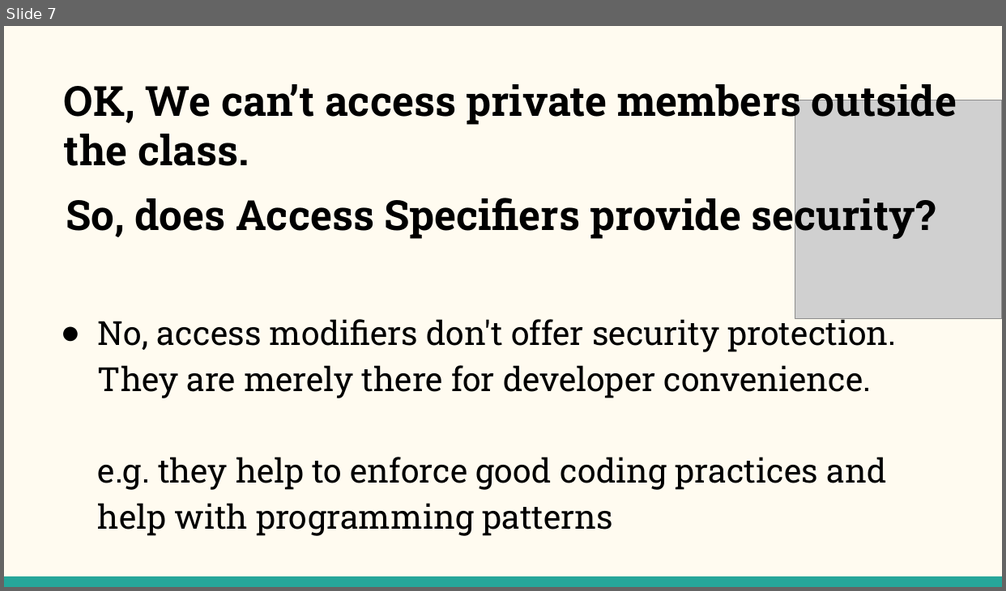
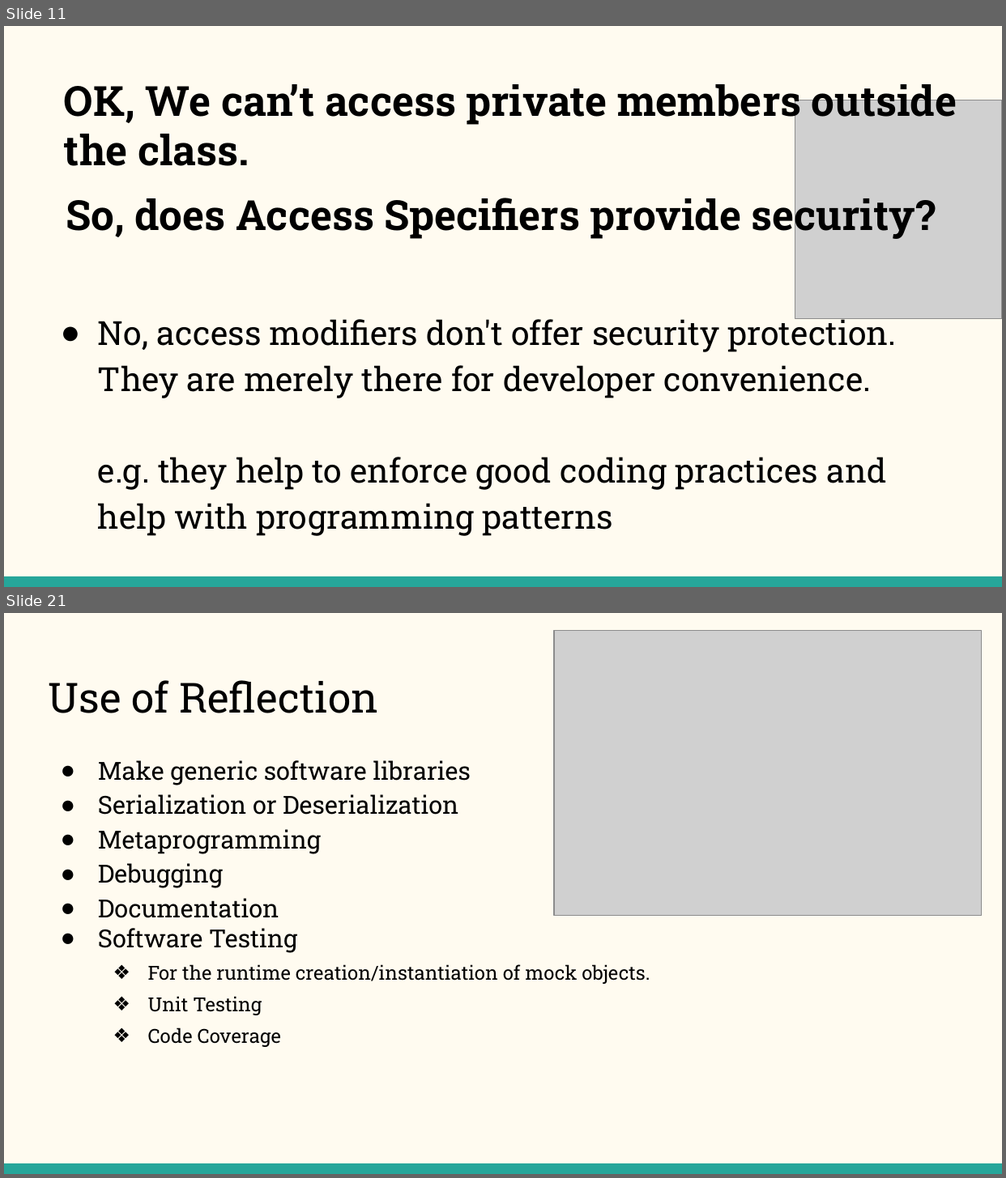
Before and after one commit to NehalPatel/Reflection, a slide deck: Reflection.pptx. Shown one above the other, each under a label of ours: slide 7 before the commit, slides 11 and 21 after it; the slides between them are not shown. The pictures are 1006x591 and 1006x1178 pixels, drawn with LibreOffice and Linux fonts; fonts in the diff are those of the drawing; grey boxes stand for pictures. Boxes give left, top, right and bottom in pixels: in the first picture for what was removed or moved away, otherwise in the second. Text is boxed around its words. In the diff, an @@ line names an element or a change of style, - is before the commit and + after.

```diff
--- a/Reflection.pptx
+++ b/Reflection.pptx
@@ slide 21 added at [4, 613, 1002, 1174], background #FFFBF0; not listed: 1 template element that a slide beside it also shows @@
@@ picture added at [554, 631, 981, 917] @@
@@ title added at [48, 680, 378, 713], 30 pt, text #000000 @@
+Use of Reflection
@@ text added at [98, 760, 650, 1047], 18 pt, text #000000 @@
+● Make generic software libraries
+● Serialization or Deserialization
+● Metaprogramming
+● Debugging
+● Documentation
+● Software Testing
+  ❖ For the runtime creation/instantiation of mock objects.
+  ❖ Unit Testing
+  ❖ Code Coverage
@@ what was slide 7 is now slide 11 @@
```
Also in this commit, not shown: 2 slides changed, 11 other slides added, 13 other files.
